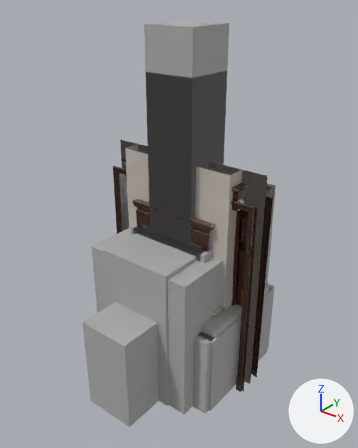
The glTF model models/kit/lo/tile.glb: old version first, new version second.
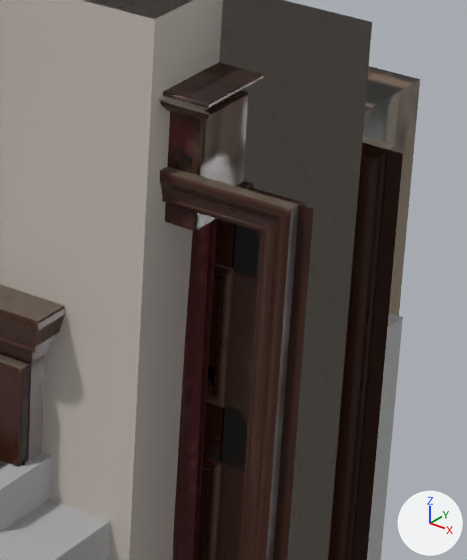
Each version is shown whole from a 50 mm camera at (3.57, -4.6, 4.89) aimed at (-0.12, 0.01, 2.03), then close up on the part from 57% to 79% of the width and 38% to 60% of the height. Every picture has the same lights, and +X, +Y and +Z are marked at lower right. The older version's two pictures come first. Where no turn or scale is listed for an object, it has been applied to the vertices. Vertices at exactly the same position are counted once.

Script lines for the objects in view, before the commit:
```python
me_door_leaf_tile = bpy.data.meshes.new('Door_leaf_tile')
me_door_leaf_tile.from_pydata(...)  # 701 vertices, 1196 faces; spans x -0.01..1.0, y -0.04..0.04, z 0.0..2.55
me_door_leaf_tile.materials.append(mat_kit_door_leaf_tile)
me_exit_tile_002 = bpy.data.meshes.new('Exit_tile.002')
me_exit_tile_002.from_pydata(...)  # 576 vertices, 802 faces; spans x -1.12..1.12, y -0.1..1.19, z 0.0..3.0
me_exit_tile_002.materials.append(mat_kit_exit_tile)
me_mod_niche_tile = bpy.data.meshes.new('Mod_niche_tile')
me_mod_niche_tile.from_pydata(...)  # 1096 vertices, 1860 faces; spans x -1.12..1.12, y -0.04..0.35, z 0.0..3.0
# faces by material slot: [1802, 58]
me_mod_niche_tile.materials.append(mat_kit_niche_tile)
me_mod_niche_tile.materials.append(mat_wallsurface)  # light grey #c4bcb3
me_win_tall_curtain = bpy.data.meshes.new('Win_tall_curtain')
me_win_tall_curtain.from_pydata(...)  # 2524 vertices, 4236 faces; spans x -0.92..0.92, y -0.21..0.2, z 0.01..2.84
me_win_tall_curtain.materials.append(mat_kit_win_tall_curtain)
ob_door_leaf_tile = bpy.data.objects.new('Door_leaf_tile', me_door_leaf_tile)
ob_door_leaf_tile.location = (0.0, 0.0, 0.0)
ob_exit_tile_p0 = bpy.data.objects.new('Exit_tile_p0', me_exit_tile_002)
ob_exit_tile_p0.location = (0.0, 0.0, 0.0)
ob_mod_niche_tile = bpy.data.objects.new('Mod_niche_tile', me_mod_niche_tile)
ob_mod_niche_tile.location = (0.0, 0.0, 0.0)
ob_win_tall_curtain = bpy.data.objects.new('Win_tall_curtain', me_win_tall_curtain)
ob_win_tall_curtain.location = (0.0, 0.0, 0.0)
# also in view: 'Mod_wallhole_lath_C_tile' at (0.0, -0.1, 1.5); 'Band_doll_cabinet' at (0.0, -0.21, 1.0); 'Mod_wallhole_lath_B_tile' at (0.0, -0.09, 1.5); 'Ward_body_tile' at (0.0, -0.02, 1.17); 'Ward_leafR_tile' at (0.29, -0.31, 1.12)
```
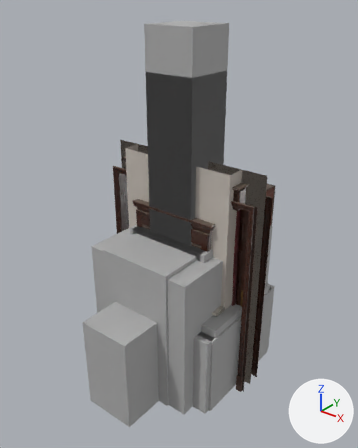
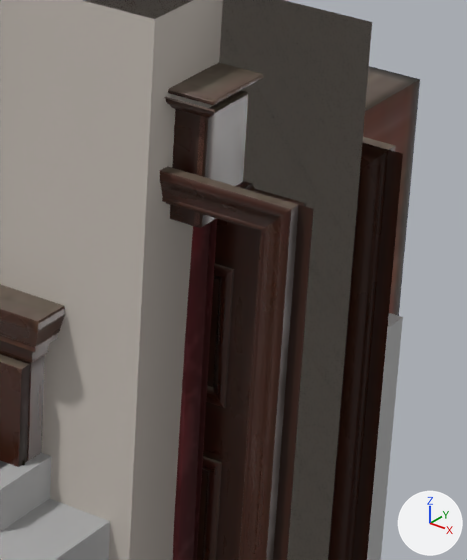
Pixel boxes (x1, y1, x2, y2) of what changed, in the close-ups (467 x 560 px; the box of a moved part takes in the faces that stretch with it):
'Win_tall_curtain', reshaped, surface changed
    before: (159, 62, 264, 560)
    after: (164, 62, 264, 560)
part 1 of me_door_leaf_tile, moved or reshaped
    both: (206, 265, 232, 408)
part 2 of me_door_leaf_tile, surface changed
    both: (203, 223, 260, 472)
part 3 of me_win_tall_curtain, moved or reshaped
    before: (165, 111, 207, 231)
    after: (170, 109, 212, 226)
part 4 of me_win_tall_curtain, moved or reshaped
    before: (159, 100, 210, 121)
    after: (164, 97, 215, 118)
part 5 of me_win_tall_curtain, moved or reshaped
    before: (163, 62, 264, 231)
    after: (168, 62, 264, 228)
part 6 of me_win_tall_curtain, surface changed
    both: (166, 62, 264, 560)
part 7 of me_exit_tile_002, surface changed
    both: (363, 68, 420, 315)

Edits to the bpy script that builds the scene:
```text
Change me_door_leaf_tile:
    used by ob_door_leaf_tile; location = (0.0, 0.0, 0.0)
    remove me_door_leaf_tile.from_pydata(...)  # 701 vertices, 1196 faces; spans x -0.01..1.0, y -0.04..0.04, z 0.0..2.55
    add me_door_leaf_tile.from_pydata(...)  # 701 vertices, 1196 faces; spans x 0.0..1.0, y -0.04..0.04, z 0.0..2.55
    me_door_leaf_tile part 1
    39 vertices are removed from x -0.01..0.97, y -0.03..0.03, z 0.2..2.42
    192 faces are deleted
    6 vertices move within x 0.0, y 0.0, z 0.2..2.35
    39 vertices are added at x 0.01..0.96, y -0.03..0.04, z 0.2..2.35
    192 new faces join them
    me_door_leaf_tile part 2: 454 kept faces spanning x 0.0..1.0, y -0.03..0.04, z 0.0..2.55 get new texture (UV) coordinates
Change me_win_tall_curtain:
    used by ob_win_tall_curtain; location = (0.0, 0.0, 0.0)
    remove me_win_tall_curtain.from_pydata(...)  # 2524 vertices, 4236 faces; spans x -0.92..0.92, y -0.21..0.2, z 0.01..2.84
    add me_win_tall_curtain.from_pydata(...)  # 2524 vertices, 4236 faces; spans x -0.92..0.92, y -0.2..0.2, z 0.01..2.84
    me_win_tall_curtain part 3: the loose piece of 24 vertices spanning x -0.87..0.87, y -0.17..-0.15, z 2.56..2.8 is moved by (0.0, 0.02, 0.0)
    me_win_tall_curtain part 4: the loose piece of 14 vertices spanning x -0.92..0.92, y -0.21..-0.17, z 2.8..2.83 is moved by (0.0, 0.02, 0.0)
    me_win_tall_curtain part 5: 36 of the vertices in x -0.9..0.9, y -0.2..-0.17, z 2.56..2.84 are moved by (0.0, 0.02, 0.0)
    me_win_tall_curtain part 6: texture (UV) coordinates of 4236 of 4236 faces, centred in x -0.9..0.9, y -0.21..0.2, z 0.04..2.84, changed; they spanned u 0.0..0.98, v 0.0..1.0 and now span u 0.01..0.99, v 0.01..0.95
Change me_exit_tile_002:
    where me_exit_tile_002.from_pydata(...)  # 576 vertices, 802 faces; spans x -1.12..1.12, y -0.1..1.19, z 0.0..3.0
    used by ob_exit_tile_p0; location = (0.0, 0.0, 0.0)
    me_exit_tile_002 part 7: texture (UV) coordinates of 796 of 802 faces, centred in x -0.72..0.72, y -0.09..1.14, z 0.0..2.67, changed; they spanned u 0.0..1.0, v 0.0..0.99 and now span u 0.01..0.99, v 0.01..0.99
```
